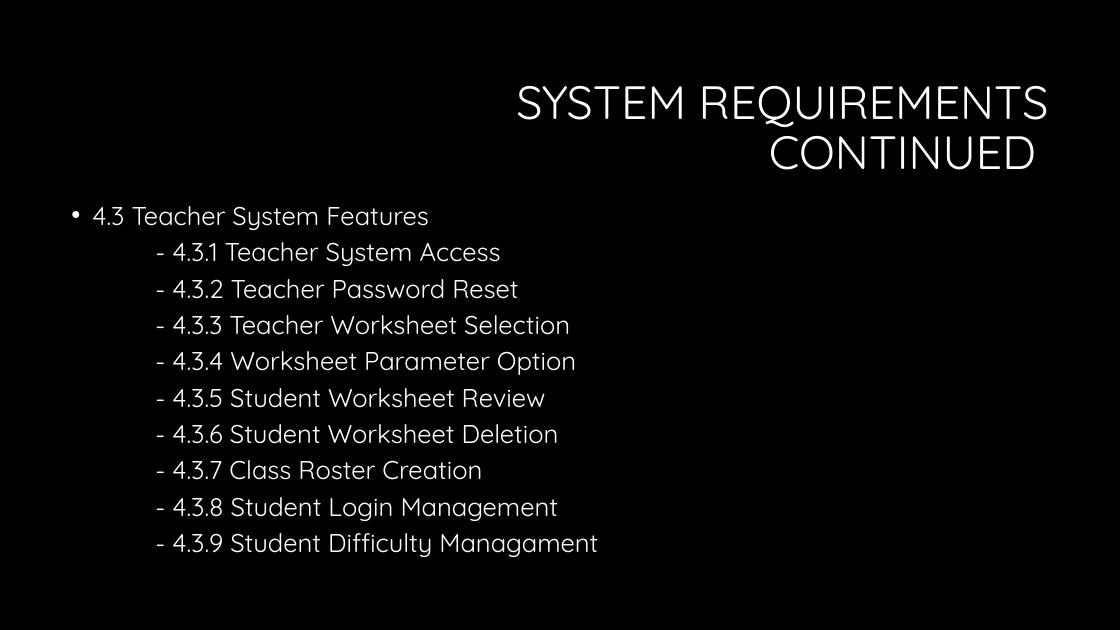
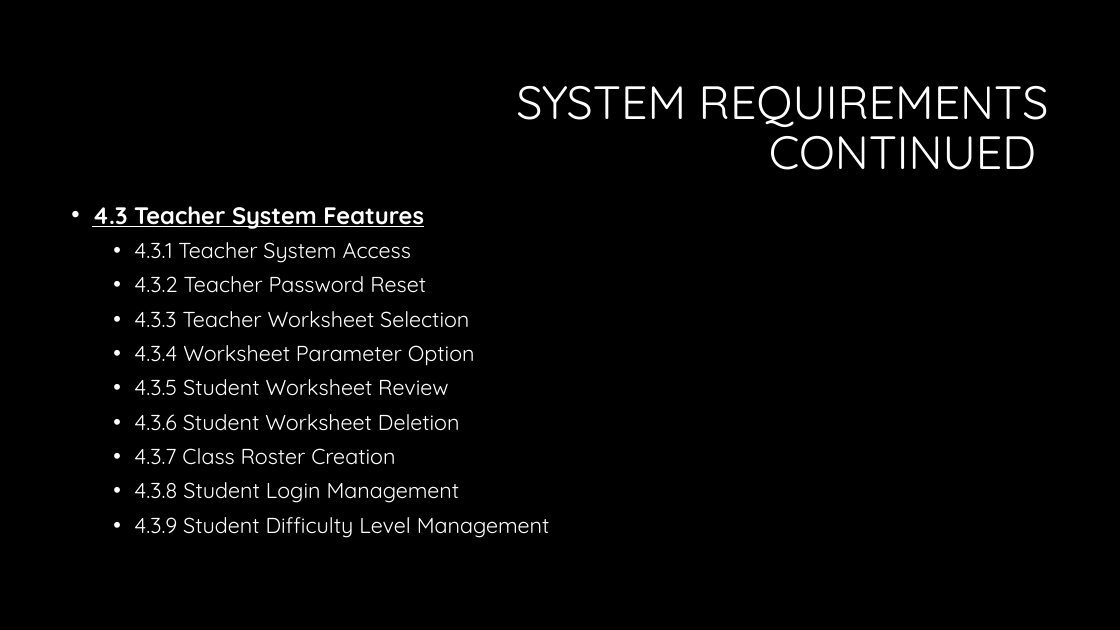
Before and after one commit to sarahakk/fraction-worksheet-creator, a slide deck: slide 12 of Presentation Elementary Engineers .pptx (slide 9 before the commit). Drawn at 1120x630 pixels with LibreOffice and Linux fonts; fonts in the diff are those of the drawing; background and template pictures are left out. Boxes give left, top, right and bottom in pixels: in the first picture for what was removed or moved away, otherwise in the second. Text is boxed around its words. In the diff, an @@ line names an element or a change of style, - is before the commit and + after.

```diff
--- a/Presentation Elementary Engineers .pptx
+++ b/Presentation Elementary Engineers .pptx
@@ text at <box>92,206,424,229</box>: size 22 to 20.4 pt, bold on, underline on in "4.3 Teacher System Features" @@
@@ text at <box>134,242,550,538</box>: text changed; size 22 to 18.5 pt @@
-- 4.3.1 Teacher System Access
-- 4.3.2 Teacher Password Reset
-- 4.3.3 Teacher Worksheet Selection
-- 4.3.4 Worksheet Parameter Option
-- 4.3.5 Student Worksheet Review
-- 4.3.6 Student Worksheet Deletion
-- 4.3.7 Class Roster Creation
-- 4.3.8 Student Login Management
-- 4.3.9 Student Difficulty Managament
+  • 4.3.1 Teacher System Access
+  • 4.3.2 Teacher Password Reset
+  • 4.3.3 Teacher Worksheet Selection
+  • 4.3.4 Worksheet Parameter Option
+  • 4.3.5 Student Worksheet Review
+  • 4.3.6 Student Worksheet Deletion
+  • 4.3.7 Class Roster Creation
+  • 4.3.8 Student Login Management
+  • 4.3.9 Student Difficulty Level Management
```
Also in this commit, not shown: 9 other slides changed, 4 slides added.
